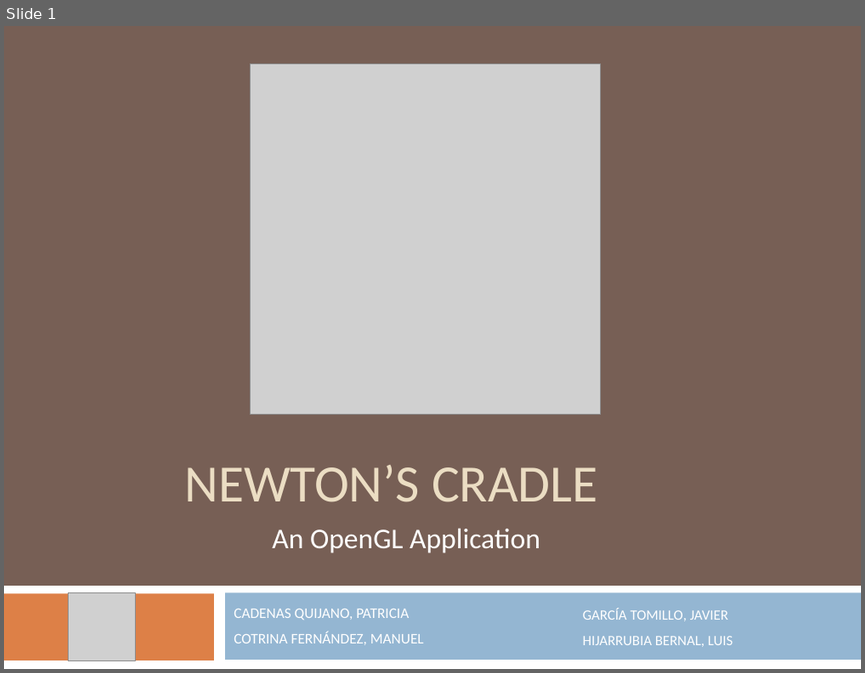
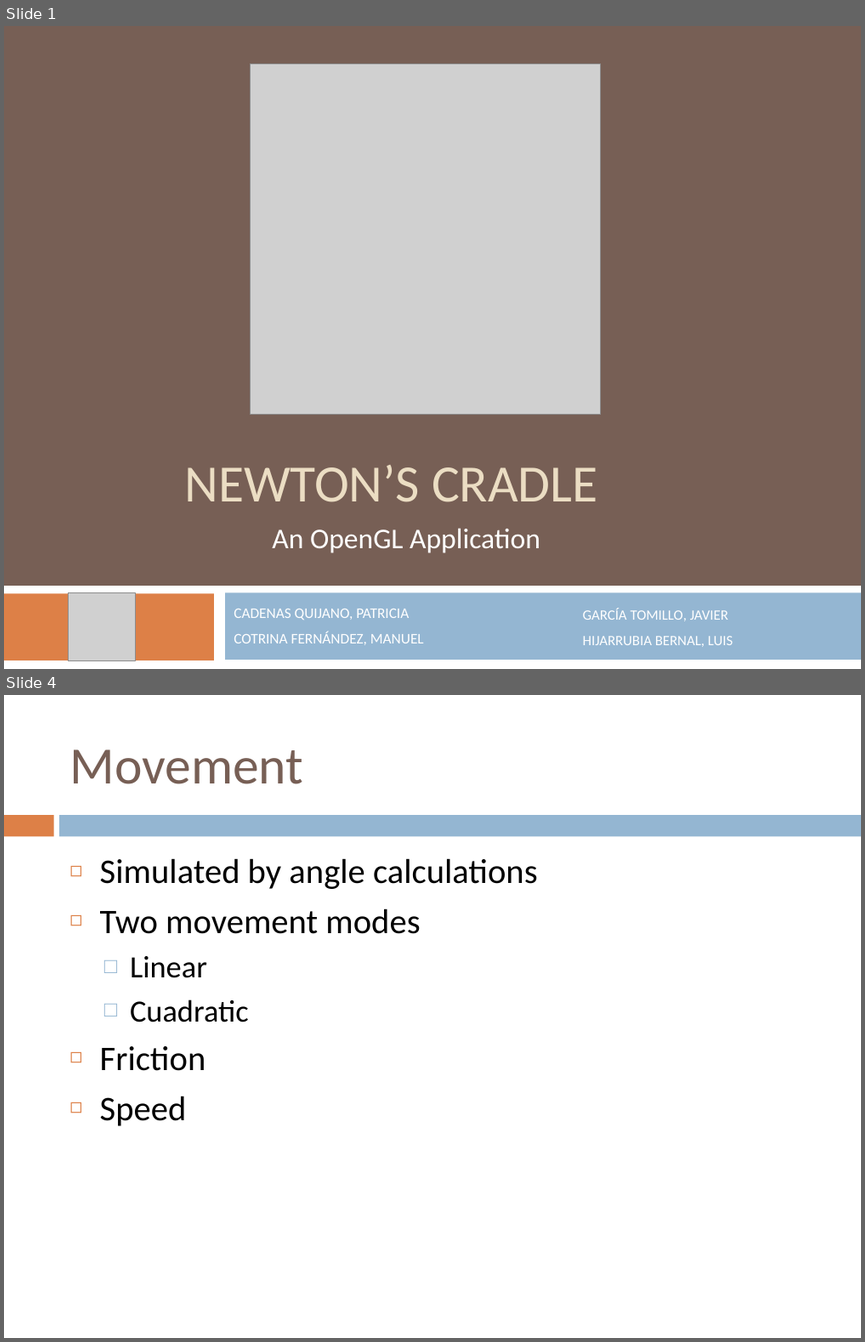
Before and after one commit to avatarreturn/newton-cradle, a slide deck: Newton1/documentacion/Presentation.pptx. Shown one above the other, each under a label of ours: slide 1 before the commit, slides 1 and 4 after it; the slides between them are not shown. The pictures are 865x673 and 865x1342 pixels, drawn with LibreOffice and Linux fonts; fonts in the diff are those of the drawing; grey boxes stand for pictures. Boxes give left, top, right and bottom in pixels: in the first picture for what was removed or moved away, otherwise in the second. Text is boxed around its words. In the diff, an @@ line names an element or a change of style, - is before the commit and + after.

```diff
--- a/Newton1/documentacion/Presentation.pptx
+++ b/Newton1/documentacion/Presentation.pptx
@@ slide 4 added at [4,695,861,1338], background #FFFFFF @@
@@ title added at [69,749,303,784], 44 pt, text #775F55 @@
+Movement
@@ rectangle added at [4,815,53,836], fill #DD8047 @@
@@ rectangle added at [60,815,861,836], fill #94B6D2 @@
@@ text added at [100,858,538,1126], 29 pt, text #000000 @@
+◻ Simulated by angle calculations
+◻ Two movement modes
+  □ Linear
+  □ Cuadratic
+◻ Friction
+◻ Speed
```
Also in this commit, not shown: 10 other slides added, 8 slides removed.
